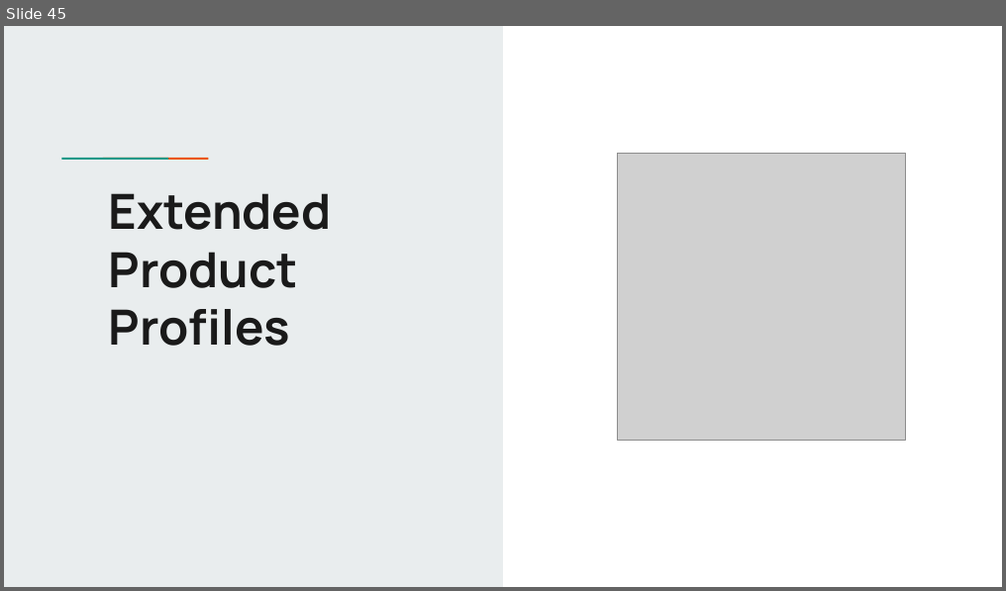
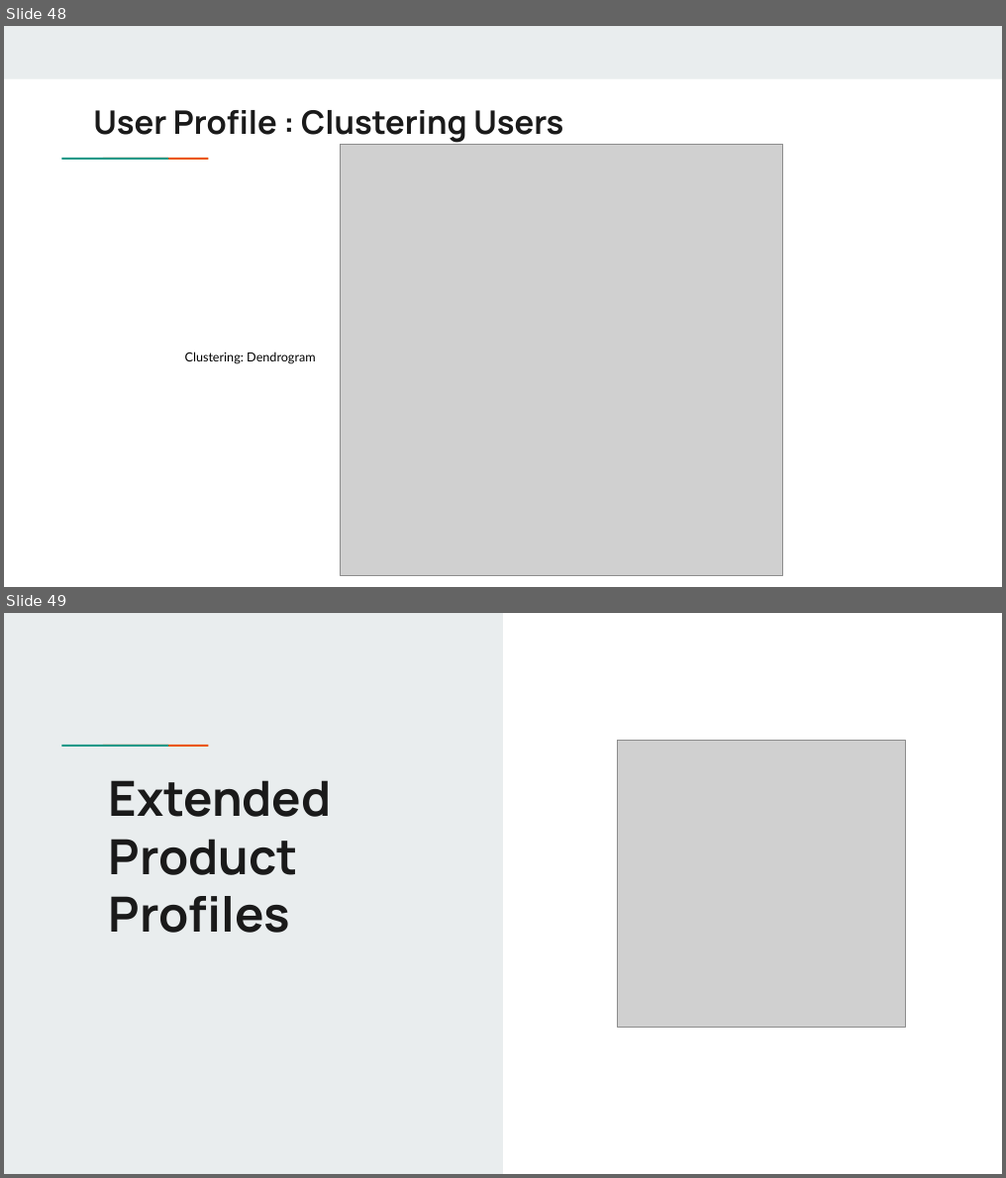
Before and after one commit to cmadusankahw/leve-4-research-hybrid-recommender-for-fixed-line-telco, a slide deck: documents/presentations/SLT project - Data Engineering Flow.pptx. Shown one above the other, each under a label of ours: slide 45 before the commit, slides 48 and 49 after it. The pictures are 1006x591 and 1006x1178 pixels, drawn with LibreOffice and Linux fonts; fonts in the diff are those of the drawing; grey boxes stand for pictures. Boxes give left, top, right and bottom in pixels: in the first picture for what was removed or moved away, otherwise in the second. Text is boxed around its words. In the diff, an @@ line names an element or a change of style, - is before the commit and + after.

Commit message:
fixed issues with clustering

```diff
--- a/documents/presentations/SLT project - Data Engineering Flow.pptx
+++ b/documents/presentations/SLT project - Data Engineering Flow.pptx
@@ slide 48 added at (4,26,1002,587), background #FFFFFF; not listed: 2 template elements that a slide beside it also shows @@
@@ rectangle added at (4,26,1002,78), fill #E9EDEE @@
@@ title added at (93,110,563,143), 23.4 pt, text #1A1A1A, bold @@
+User Profile : Clustering Users
@@ picture added at (340,145,782,575) @@
@@ text added at (185,352,315,365), 9 pt, text #000000 @@
+Clustering: Dendrogram
@@ what was slide 45 is now slide 49 @@
```
Also in this commit, not shown: 6 slides changed, 4 other slides added, 1 slide removed, 11 other files.
